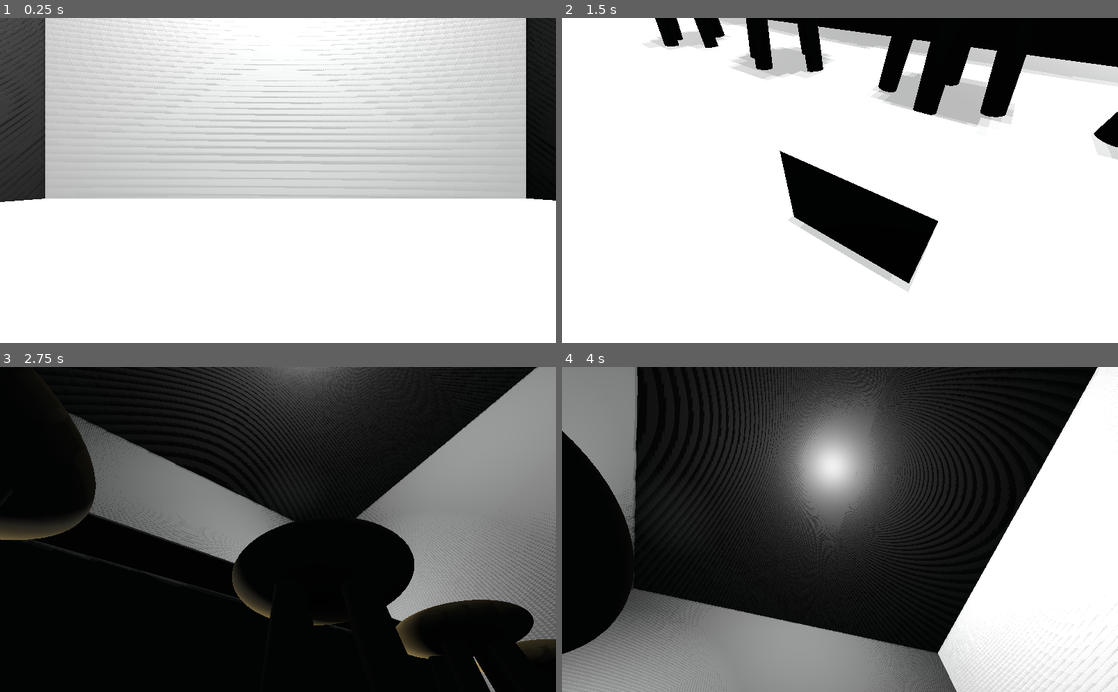
Above: before the commit, frames 1-4 (two rows, left to right).
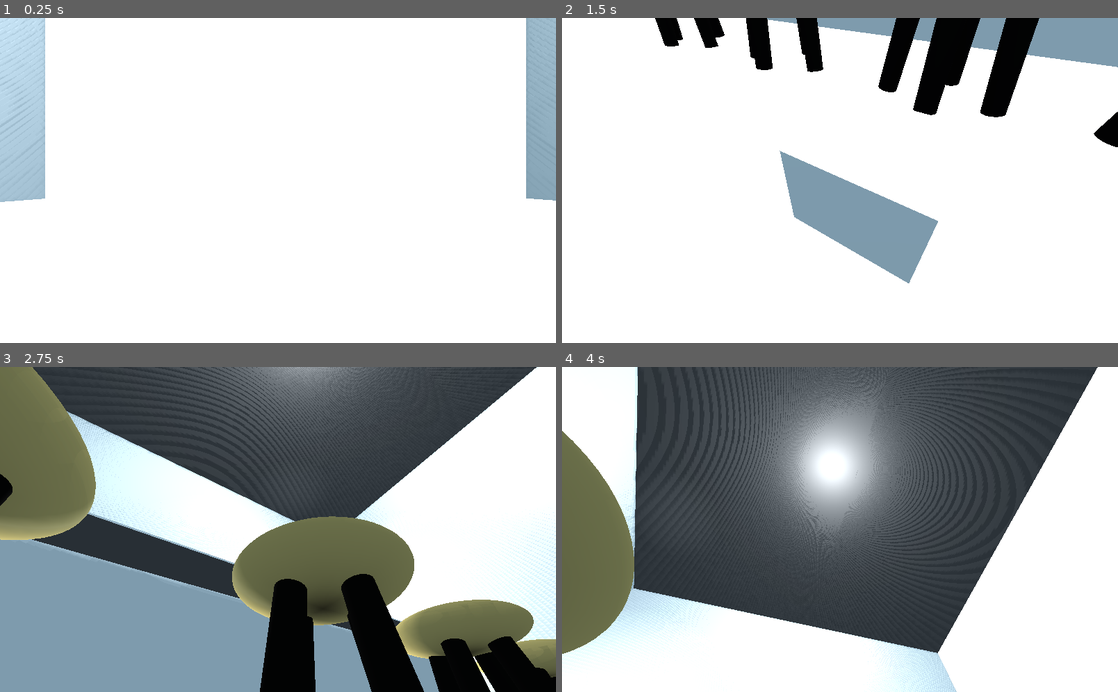
Above: after the commit, the same moments.

Repository: Gabbycl/AR218_Clay
Game: Godot game, scene res://Levels/Level0.tscn
Two runs of this game, one before a commit and one after it. Both use one fixed random seed, a clock stepped at 60 frames per second and the inputs below. The project has no main scene, so this scene is started directly.
Inputs (mouse positions are in pixels of both pictures, inside the frame that each line leads up to):
- Up to frame 1 (0.25 s): no input
- Up to frame 2 (1.5 s): tap Enter at 0.5 s; move the mouse to (812, 245) at 0.52 s; hold , (move_forward) from 0.53 s (still down); tap Space (jump) at 0.77 s; move the mouse to (1006, 229) at 1.27 s
- Up to frame 3 (2.75 s): tap Space (jump) at 1.52 s; move the mouse to (111, 480) at 2.02 s; release , (move_forward) at 2.03 s; hold A (move_left) from 2.03 s (still down)
- Up to frame 4 (4 s): move the mouse to (867, 529) at 2.77 s; tap Space (jump) at 3.02, 3.77 s; move the mouse to (756, 448) at 3.52 s; release A (move_left) at 3.53 s; hold O (move_backward) from 3.53 s (still down)

The runs differ from the first frame. In frame 1, 44% of the frame differs, in the area x 0-100%, y 0-57%; in frame 2, 14%; in frame 3, 92%, in the area x 0-100%, y 0-100%; in frame 4, 82%.

Commit message:
update

Diff:
--- a/3D_World_Workshop-main/3D_World_Workshop/FirstPersonPlayer/Player.tscn
+++ b/3D_World_Workshop-main/3D_World_Workshop/FirstPersonPlayer/Player.tscn
@@ -10,6 +10,8 @@
 [sub_resource type="CapsuleMesh" id=2]
 radius = 0.5
 mid_height = 1.5
+
+[sub_resource type="Environment" id=3]
 
 [node name="FirstPersonPlayer" type="KinematicBody"]
 script = ExtResource( 2 )
@@ -26,3 +28,6 @@
 transform = Transform( 1, 0, 0, 0, 1, 0, 0, 0, 1, 0, 2.25, 0 )
 environment = ExtResource( 1 )
 current = true
+
+[node name="WorldEnvironment" type="WorldEnvironment" parent="."]
+environment = SubResource( 3 )
--- /dev/null
+++ b/3D_World_Workshop-main/3D_World_Workshop/Scenes/Gabby.tscn
@@ -0,0 +1,14 @@
+[gd_scene load_steps=4 format=2]
+
+[ext_resource path="res://Gabby.png" type="Texture" id=1]
+[ext_resource path="res://Gabby.obj" type="ArrayMesh" id=2]
+
+[sub_resource type="SpatialMaterial" id=1]
+albedo_texture = ExtResource( 1 )
+
+[node name="Gabby" type="Spatial"]
+
+[node name="Gabby" type="MeshInstance" parent="."]
+transform = Transform( 1, 0, 0, 0, -4.37114e-08, 1, 0, -1, -4.37114e-08, 0, 0, 0 )
+mesh = ExtResource( 2 )
+material/0 = SubResource( 1 )
--- a/3D_World_Workshop-main/3D_World_Workshop/Scenes/House.tscn
+++ b/3D_World_Workshop-main/3D_World_Workshop/Scenes/House.tscn
@@ -1,17 +1,27 @@
-[gd_scene load_steps=4 format=2]
+[gd_scene load_steps=7 format=2]
 
 [ext_resource path="res://Scenes/Couch.tscn" type="PackedScene" id=1]
+[ext_resource path="res://Table.tscn" type="PackedScene" id=2]
+[ext_resource path="res://FirstPersonPlayer/Player.tscn" type="PackedScene" id=3]
 
 [sub_resource type="CubeMesh" id=1]
+
+[sub_resource type="ConcavePolygonShape" id=3]
+data = PoolVector3Array( -1, 1, 1, 1, 1, 1, -1, -1, 1, 1, 1, 1, 1, -1, 1, -1, -1, 1, 1, 1, -1, -1, 1, -1, 1, -1, -1, -1, 1, -1, -1, -1, -1, 1, -1, -1, 1, 1, 1, 1, 1, -1, 1, -1, 1, 1, 1, -1, 1, -1, -1, 1, -1, 1, -1, 1, -1, -1, 1, 1, -1, -1, -1, -1, 1, 1, -1, -1, 1, -1, -1, -1, 1, 1, 1, -1, 1, 1, 1, 1, -1, -1, 1, 1, -1, 1, -1, 1, 1, -1, -1, -1, 1, 1, -1, 1, -1, -1, -1, 1, -1, 1, 1, -1, -1, -1, -1, -1 )
 
 [sub_resource type="CubeMesh" id=2]
 
 [node name="House" type="Spatial"]
 
-[node name="MeshInstance" type="MeshInstance" parent="."]
+[node name="Floor" type="MeshInstance" parent="."]
 transform = Transform( 1.85864, 0, 0, 0, -0.00868987, 0, 0, 0, 2.33684, 3.11136e-05, 0.026757, 0.000157833 )
 mesh = SubResource( 1 )
 material/0 = null
+
+[node name="StaticBody" type="StaticBody" parent="Floor"]
+
+[node name="CollisionShape" type="CollisionShape" parent="Floor/StaticBody"]
+shape = SubResource( 3 )
 
 [node name="MeshInstance2" type="MeshInstance" parent="."]
 transform = Transform( 0.708983, 0, 0, 0, 1.18134, 0, 0, 0, 0.00813383, 1.03566, 1.22045, -2.30333 )
@@ -59,4 +69,10 @@
 omni_range = 2.8
 
 [node name="Couch" parent="." instance=ExtResource( 1 )]
-transform = Transform( -0.999974, 0, -0.00724301, 0, 1, 0, 0.00724301, 0, -0.999974, 0, 0, 1.9274 )
+transform = Transform( 0.0144683, 0, 0.999896, 0, 1, 0, -0.999896, 0, 0.0144683, -1.42531, 0.0357285, 0.467327 )
+
+[node name="Table" parent="." instance=ExtResource( 2 )]
+transform = Transform( 0.408474, 0, 0, 0, 0.342595, 0, 0, 0, 1.06621, -0.331182, 0.105421, 0.448015 )
+
+[node name="FirstPersonPlayer" parent="." instance=ExtResource( 3 )]
+transform = Transform( 1, 0, 0, 0, 1, 0, 0, 0, 1, 0.0302187, 0.0375447, -0.0111046 )
--- /dev/null
+++ b/3D_World_Workshop-main/3D_World_Workshop/Table.tscn
@@ -0,0 +1,37 @@
+[gd_scene load_steps=3 format=2]
+
+[sub_resource type="CubeMesh" id=1]
+
+[sub_resource type="CubeMesh" id=2]
+
+[node name="Table" type="Spatial"]
+
+[node name="Tabletop" type="MeshInstance" parent="."]
+transform = Transform( 0.844956, 0, 0, 0, 0.0781322, 0, 0, 0, 0.539568, 0, 0.707678, 0 )
+mesh = SubResource( 1 )
+material/0 = null
+
+[node name="MeshInstance2" type="MeshInstance" parent="Tabletop"]
+transform = Transform( 0.0676208, 0, 0, 0, 5.42984, -0.00146504, 0, -0.00540798, 0.116764, -0.84759, -5.34236, 0.739631 )
+mesh = SubResource( 2 )
+material/0 = null
+
+[node name="Tabletop2" type="MeshInstance" parent="Tabletop"]
+transform = Transform( 0.904908, 0, 0, 0, 1, 0, 0, 0, 0.792341, 0, -4.93737, 0 )
+mesh = SubResource( 1 )
+material/0 = null
+
+[node name="MeshInstance" type="MeshInstance" parent="Tabletop"]
+transform = Transform( 0.0676069, -0.010457, 0, 0.0148406, 5.56975, 0.0134267, -3.5785e-05, -0.0134303, 0.116758, 0.849094, -5.61118, 0.779244 )
+mesh = SubResource( 2 )
+material/0 = null
+
+[node name="MeshInstance3" type="MeshInstance" parent="Tabletop"]
+transform = Transform( 0.0676208, 0, 0, 0, 5.57391, 0, 0, 0, 0.116774, -0.849165, -5.34589, -0.818663 )
+mesh = SubResource( 2 )
+material/0 = null
+
+[node name="MeshInstance4" type="MeshInstance" parent="Tabletop"]
+transform = Transform( 0.0676208, 0, 0, 0, 5.52081, 0, 0, 0, 0.116774, 0.849417, -5.2959, -0.818663 )
+mesh = SubResource( 2 )
+material/0 = null
--- /dev/null
+++ b/3D_World_Workshop-main/3D_World_Workshop/cup.tscn
@@ -0,0 +1,17 @@
+[gd_scene load_steps=3 format=2]
+
+[sub_resource type="CylinderMesh" id=1]
+
+[sub_resource type="CylinderMesh" id=2]
+
+[node name="cup" type="Spatial"]
+
+[node name="cup" type="MeshInstance" parent="."]
+transform = Transform( 0.0819911, -7.42594e-11, 0, -1.54243e-10, 0.153411, 0, 0, 0, 0.0855115, 0.702541, 2.46777, 0.535456 )
+mesh = SubResource( 1 )
+material/0 = null
+
+[node name="straw" type="MeshInstance" parent="cup"]
+transform = Transform( 0.0742234, -0.0786237, 0.0772716, 0.0099559, 1.62153, -0.00144587, -0.122276, 0.294165, 0.0359371, -0.167902, 0.80708, 0.744089 )
+mesh = SubResource( 2 )
+material/0 = null
--- a/3D_World_Workshop-main/3D_World_Workshop/default_env.tres
+++ b/3D_World_Workshop-main/3D_World_Workshop/default_env.tres
@@ -5,4 +5,3 @@
 [resource]
 background_mode = 2
 background_sky = SubResource( 1 )
-ambient_light_energy = 0.0
Not shown: 1 places in 3D_World_Workshop-main/3D_World_Workshop/FirstPersonPlayer/Player.tscn that only renumber resources
Not shown, added: 3D_World_Workshop-main/3D_World_Workshop/Gabby.obj
Not shown, added: 3D_World_Workshop-main/3D_World_Workshop/Gabby.obj.import
Not shown, added: 3D_World_Workshop-main/3D_World_Workshop/Gabby.png.import
Not shown, added: 3D_World_Workshop-main/3D_World_Workshop/Gabby.png
